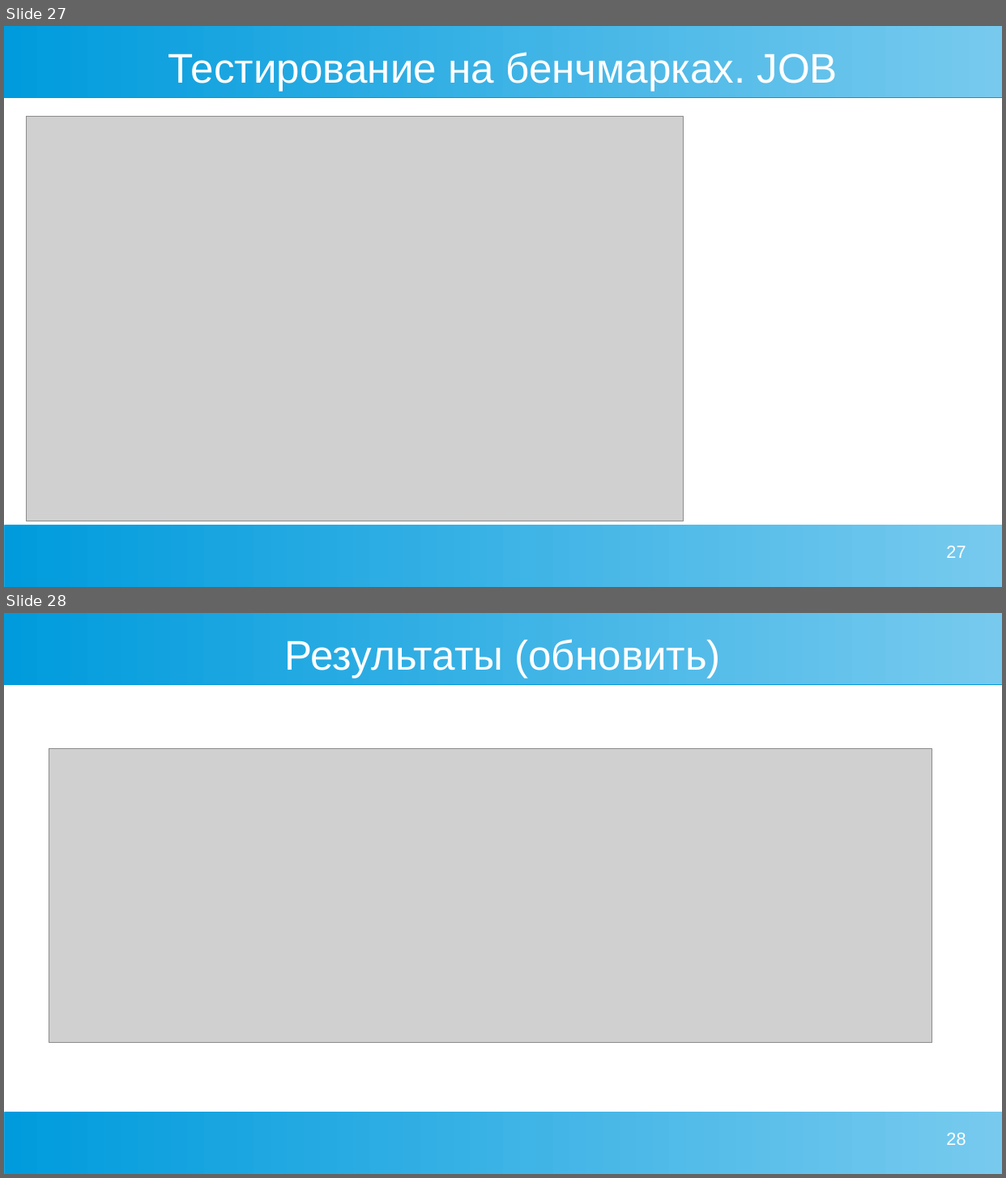
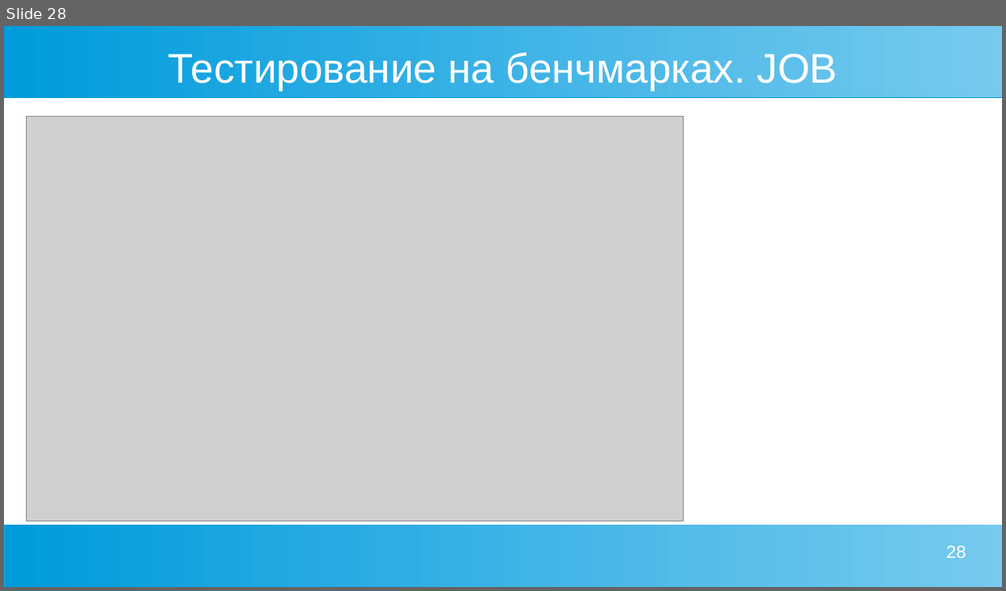
Before and after one commit to Alena0704/conf, a slide deck: aqo_presentation.ppt. Shown one above the other, each under a label of ours: slides 27 and 28 before the commit, slide 28 after it. The pictures are 1006x1178 and 1006x591 pixels, drawn with LibreOffice and Linux fonts; fonts in the diff are those of the drawing; grey boxes stand for pictures. Boxes give left, top, right and bottom in pixels: in the first picture for what was removed or moved away, otherwise in the second. Text is boxed around its words. In the diff, an @@ line names an element or a change of style, - is before the commit and + after.

```diff
--- a/aqo_presentation.ppt
+++ b/aqo_presentation.ppt
@@ slide 28 removed at [4,613,1002,1174], background #FFFFFF; not listed: 2 template elements that a slide beside it also shows @@
@@ title removed at [285,639,720,678] @@
-Результаты (обновить)
@@ picture removed at [49,749,932,1043] @@
@@ page number removed at [946,1133,965,1145] @@
-28
@@ what was slide 27 is now slide 28 @@
@@ page number at [946,546,965,558]: text changed @@
-27
+28
```
Also in this commit, not shown: 12 slides changed, 7 slides added, 6 other slides removed.
